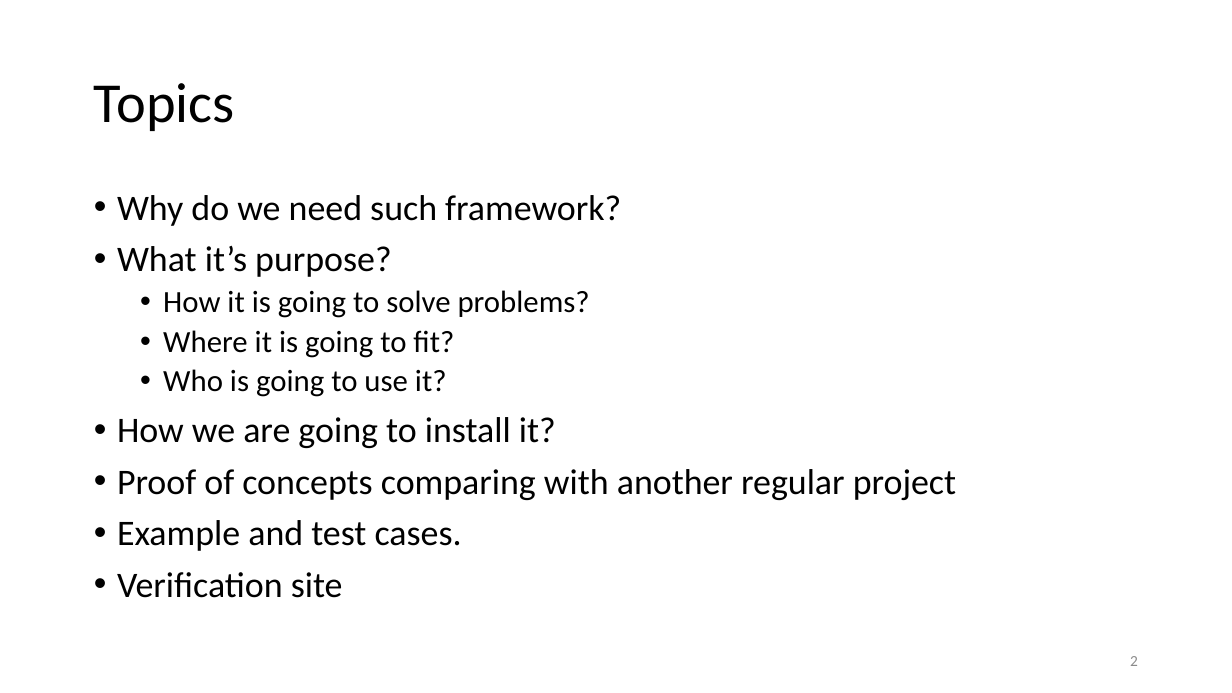
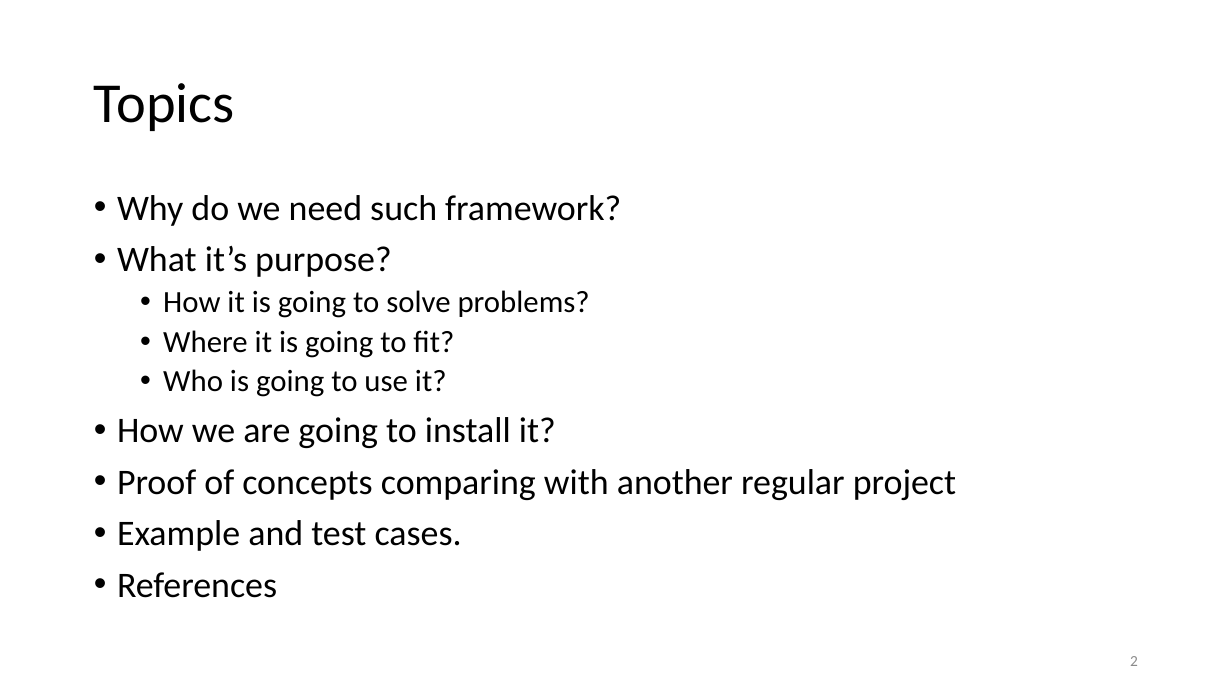
Before and after one commit to accorddeveloper/ASP.NET-MVC-Bootstrapper-Installed-Example, a slide deck: slide 2 of ASP.NET Presentation_2.pptx. Drawn at 1232x693 pixels with LibreOffice and Linux fonts; fonts in the diff are those of the drawing. Boxes give left, top, right and bottom in pixels: in the first picture for what was removed or moved away, otherwise in the second. Text is boxed around its words. In the diff, an @@ line names an element or a change of style, - is before the commit and + after.

Commit message:
Slide half complete with References include

```diff
--- a/ASP.NET Presentation_2.pptx
+++ b/ASP.NET Presentation_2.pptx
@@ text at <box>117,572,277,598</box>: text changed @@
-• Verification site
+• References
```
Also in this commit, not shown: 4 other slides changed, 1 slide added, 5 slides removed, 19 other files.
